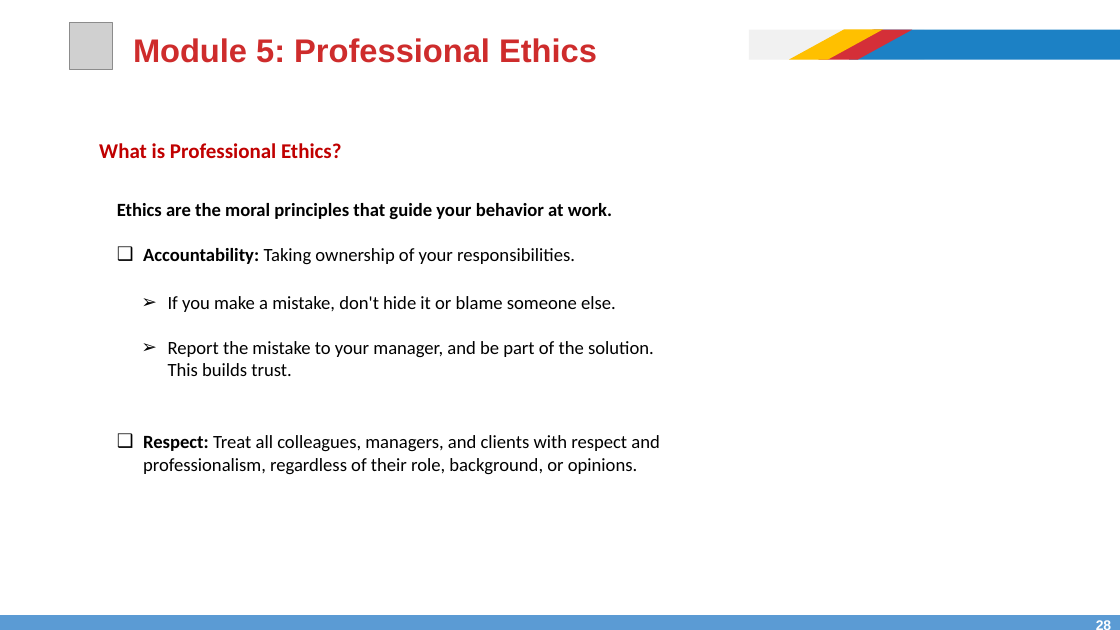
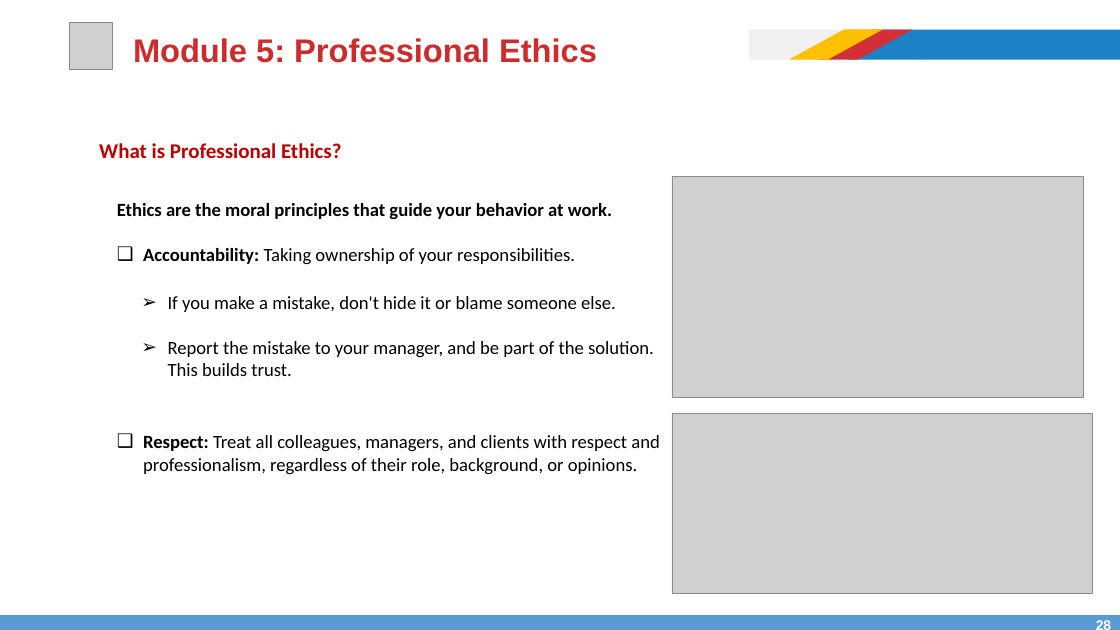
Before and after one commit to afathelbab/cnpc, a slide deck: slide 28 of computer-basics-soft-skills/day1/Computer Skills and Soft Skills - Lec-1.pptx. Drawn at 1120x630 pixels with LibreOffice and Linux fonts; fonts in the diff are those of the drawing; grey boxes stand for pictures. Boxes give left, top, right and bottom in pixels: in the first picture for what was removed or moved away, otherwise in the second. Text is boxed around its words. In the diff, an @@ line names an element or a change of style, - is before the commit and + after.

```diff
--- a/computer-basics-soft-skills/day1/Computer Skills and Soft Skills - Lec-1.pptx
+++ b/computer-basics-soft-skills/day1/Computer Skills and Soft Skills - Lec-1.pptx
@@ picture added at (672,176,1084,398) @@
@@ picture added at (672,413,1092,593) @@
```
Also in this commit, not shown: 13 other slides changed.
